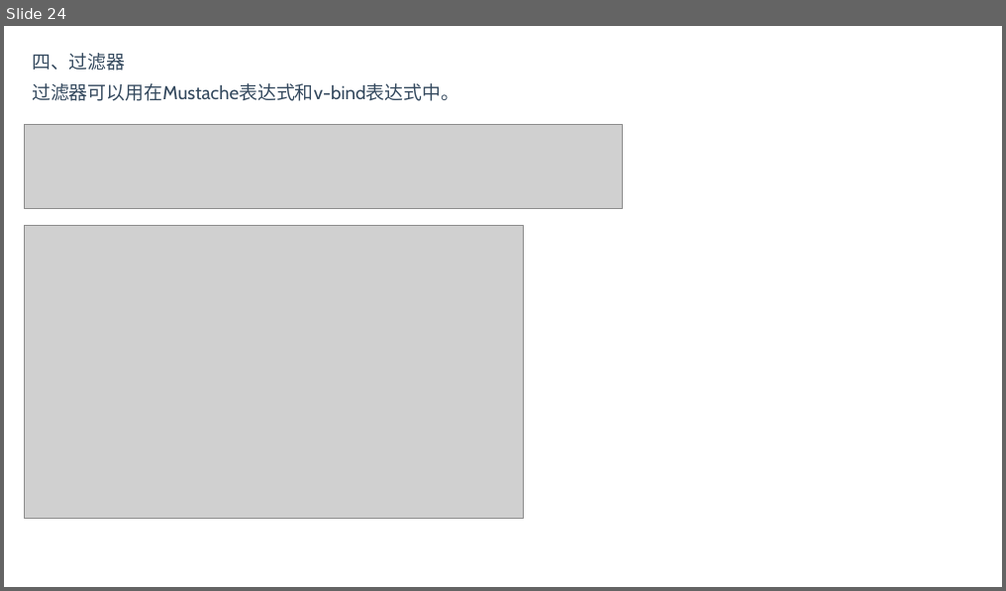
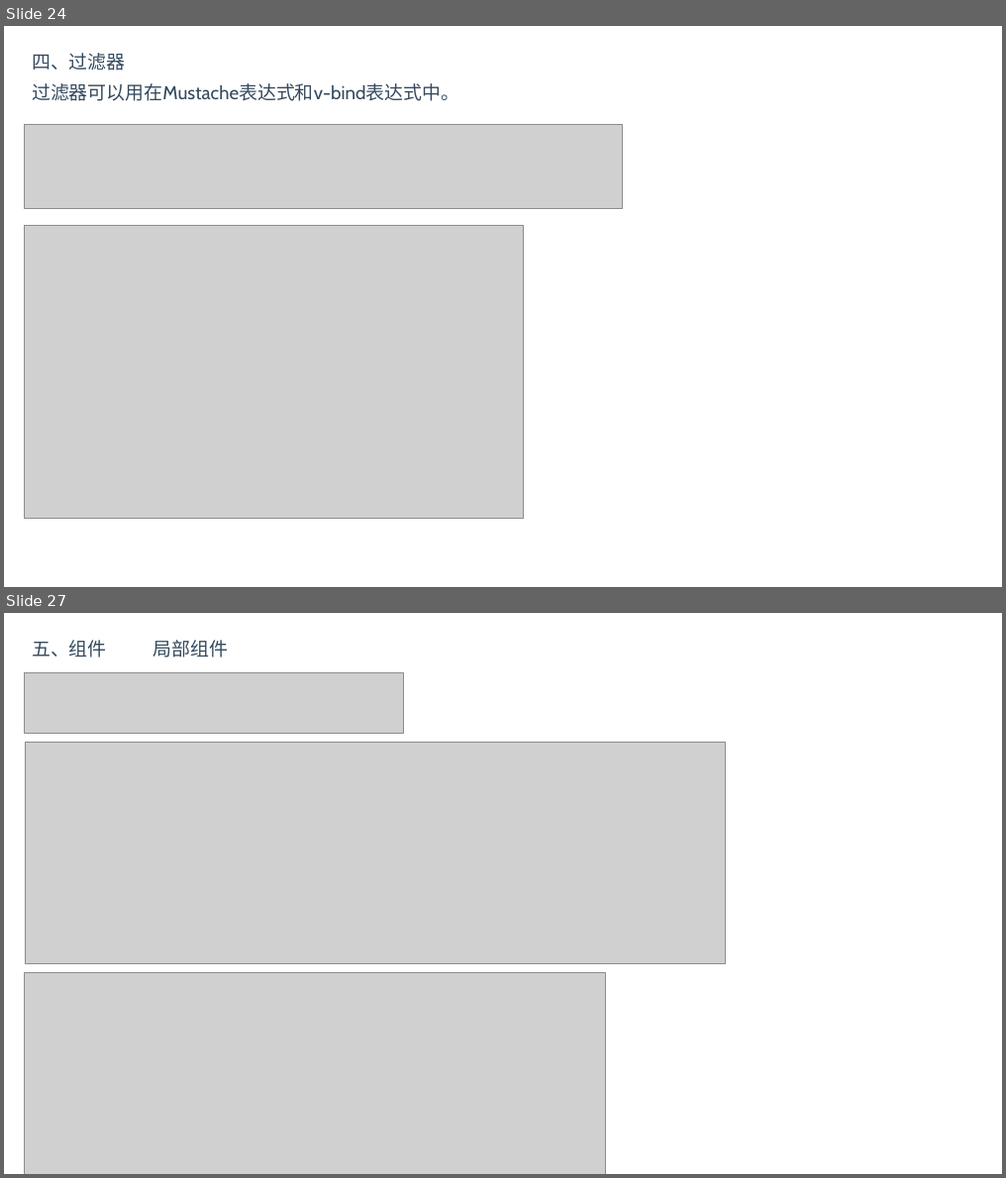
Before and after one commit to BinMarshall/studing, a slide deck: Vue/vue.pptx. Shown one above the other, each under a label of ours: slide 24 before the commit, slides 24 and 27 after it; the slides between them are not shown. The pictures are 1006x591 and 1006x1178 pixels, drawn with LibreOffice and Linux fonts; fonts in the diff are those of the drawing; grey boxes stand for pictures. Boxes give left, top, right and bottom in pixels: in the first picture for what was removed or moved away, otherwise in the second. Text is boxed around its words. In the diff, an @@ line names an element or a change of style, - is before the commit and + after.

```diff
--- a/Vue/vue.pptx
+++ b/Vue/vue.pptx
@@ slide 27 added at (4, 613, 1002, 1174), background #FFFFFF @@
@@ text added at (32, 640, 107, 658), 18 pt, text #34495E @@
+五、组件
@@ text added at (152, 640, 228, 658), 18 pt, text #34495E @@
+局部组件
@@ picture added at (24, 672, 404, 733) @@
@@ picture added at (25, 742, 726, 964) @@
@@ picture added at (24, 973, 604, 1174) @@
```
Also in this commit, not shown: 2 slides changed, 5 other slides added, 2 slides removed, 1 other file.
